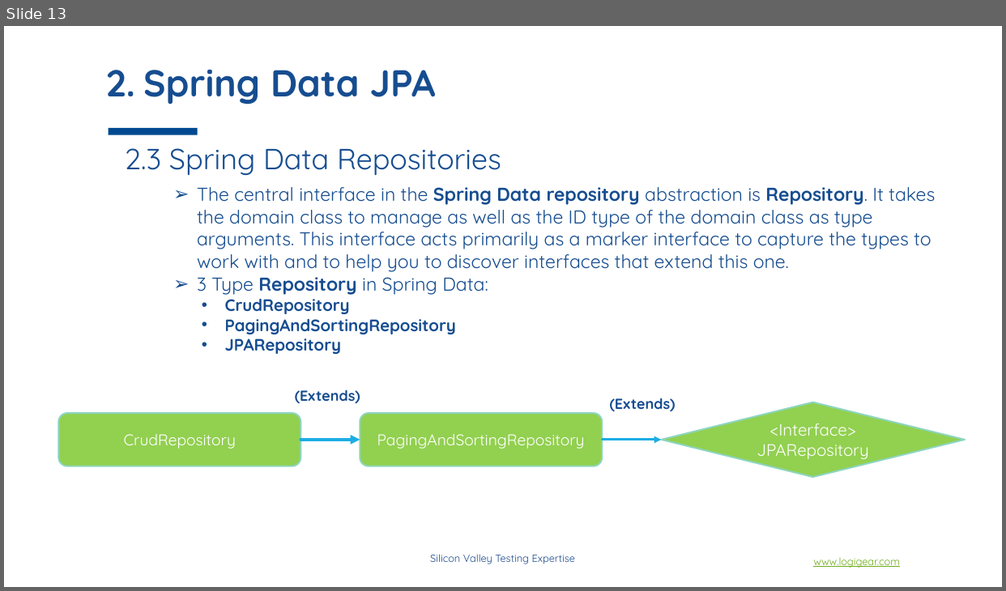
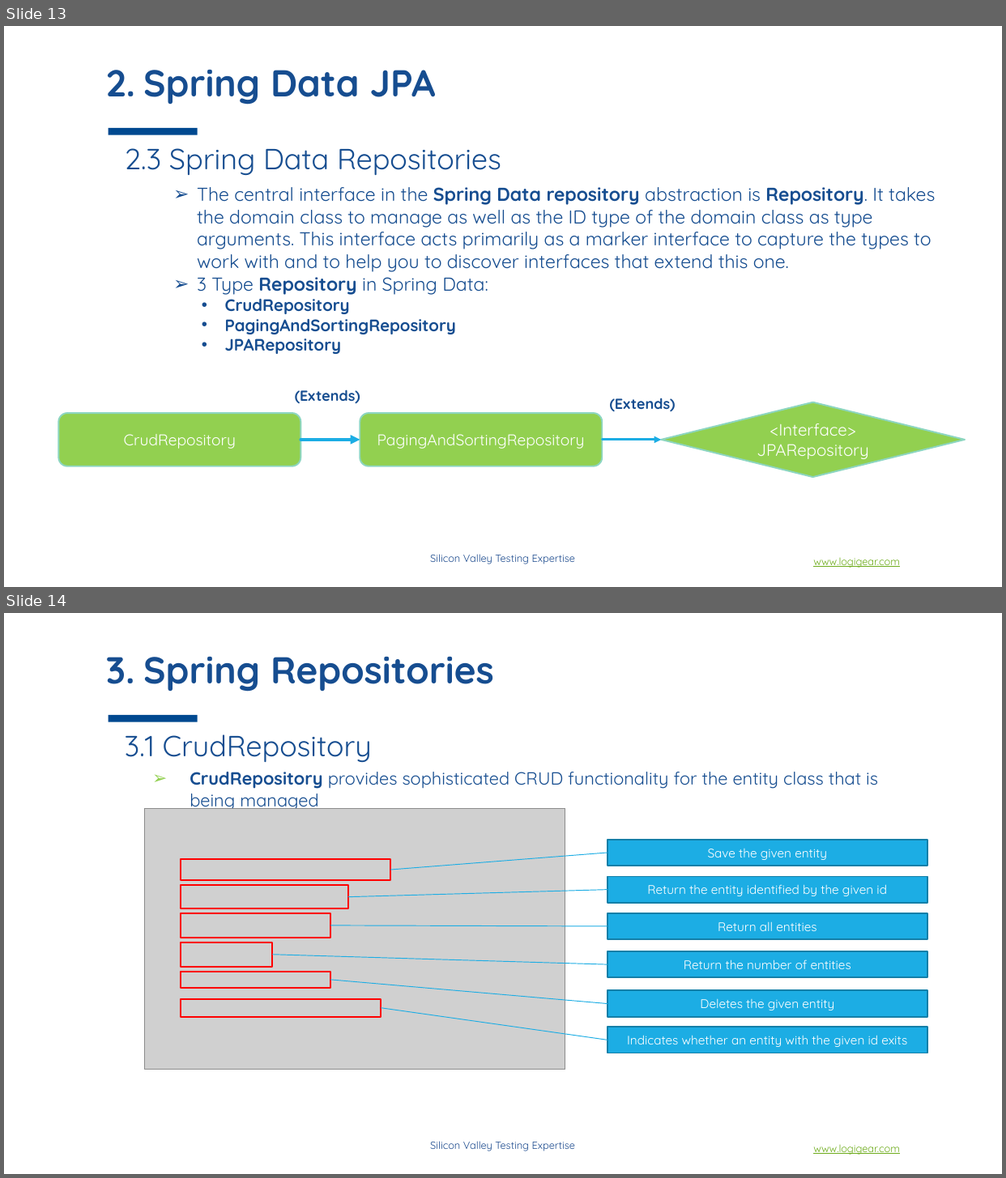
Before and after one commit to phongha1912/spring, a slide deck: doc/material/slides/session_3/LogiGear - SpringBoot - Spring Data.pptx. Shown one above the other, each under a label of ours: slide 13 before the commit, slides 13 and 14 after it. The pictures are 1006x591 and 1006x1178 pixels, drawn with LibreOffice and Linux fonts; fonts in the diff are those of the drawing; grey boxes stand for pictures; background and template pictures are left out. Boxes give left, top, right and bottom in pixels: in the first picture for what was removed or moved away, otherwise in the second. Text is boxed around its words. In the diff, an @@ line names an element or a change of style, - is before the commit and + after.

```diff
--- a/doc/material/slides/session_3/LogiGear - SpringBoot - Spring Data.pptx
+++ b/doc/material/slides/session_3/LogiGear - SpringBoot - Spring Data.pptx
@@ slide 14 added at <box>4,613,1002,1174</box>, background #FFFFFF; not listed: 3 template elements that a slide beside it also shows @@
@@ title added at <box>106,656,494,692</box>, 36 pt, text #164D90, bold @@
+3. Spring Repositories
@@ text added at <box>125,735,372,762</box>, 28 pt, text #164D90 @@
+3.1 CrudRepository
@@ text added at <box>189,772,878,811</box>, 17 pt, text #164D90 @@
+➢ CrudRepository provides sophisticated CRUD functionality for the entity class that is being managed
@@ picture added at <box>145,808,565,1070</box> @@
@@ line added from (607, 853) to (390, 870), #1CADE4 0.75 pt @@
@@ rectangle added at <box>607,840,928,866</box>, fill #1CADE4, outline #1580A9 1.5 pt, 12 pt, text #FFFFFF @@
+Save the given entity
@@ rectangle added at <box>181,859,390,881</box>, outline #FF0000 1.5 pt @@
@@ rectangle added at <box>607,876,928,903</box>, fill #1CADE4, outline #1580A9 1.5 pt, 12 pt, text #FFFFFF @@
+Return the entity identified by the given id
@@ rectangle added at <box>181,885,348,909</box>, outline #FF0000 1.5 pt @@
@@ line added from (348, 897) to (607, 890), #1CADE4 0.75 pt @@
@@ rectangle added at <box>181,914,330,938</box>, outline #FF0000 1.5 pt @@
@@ line added from (330, 926) to (607, 926), #1CADE4 0.75 pt @@
@@ rectangle added at <box>607,914,928,939</box>, fill #1CADE4, outline #1580A9 1.5 pt, 12 pt, text #FFFFFF @@
+Return all entities
@@ rectangle added at <box>181,943,273,966</box>, outline #FF0000 1.5 pt @@
@@ rectangle added at <box>607,952,928,977</box>, fill #1CADE4, outline #1580A9 1.5 pt, 12 pt, text #FFFFFF @@
+Return the number of entities
@@ rectangle added at <box>181,972,330,988</box>, outline #FF0000 1.5 pt @@
@@ line added from (273, 954) to (607, 965), #1CADE4 0.75 pt @@
@@ rectangle added at <box>181,999,381,1017</box>, outline #FF0000 1.5 pt @@
@@ line added from (330, 980) to (607, 1003), #1CADE4 0.75 pt @@
@@ rectangle added at <box>607,991,928,1017</box>, fill #1CADE4, outline #1580A9 1.5 pt, 12 pt, text #FFFFFF @@
+Deletes the given entity
@@ line added from (381, 1008) to (607, 1041), #1CADE4 0.75 pt @@
@@ rectangle added at <box>607,1027,928,1053</box>, fill #1CADE4, outline #1580A9 1.5 pt, 12 pt, text #FFFFFF @@
+Indicates whether an entity with the given id exits
```
Also in this commit, not shown: 1 slide changed, 4 other slides added, 21 other files.
